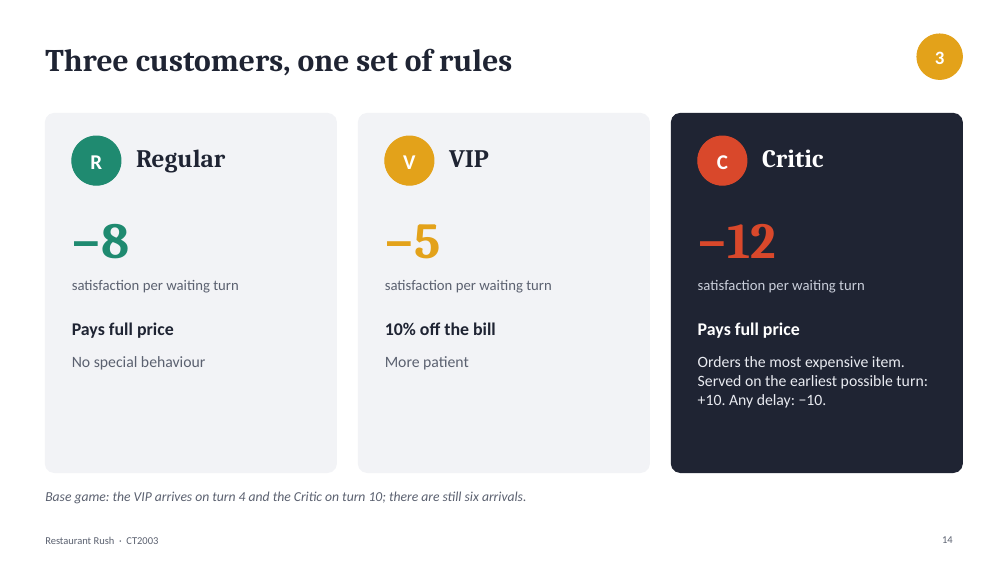
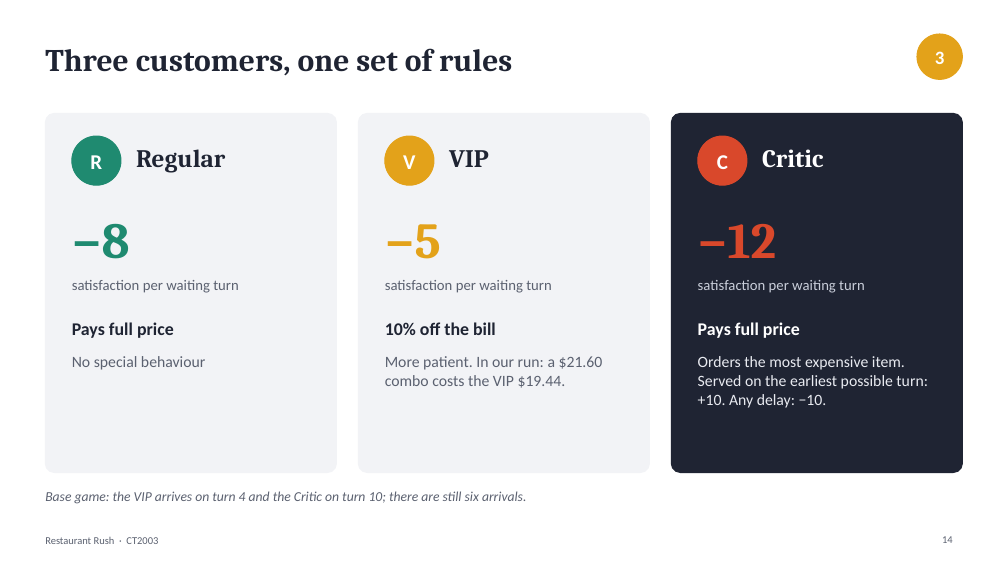
Before and after one commit to JeremyChooCK/CT2003-Restaurant-Rush, a slide deck: slide 14 of docs/presentation/RestaurantRush_Presentation.pptx. Drawn at 1008x567 pixels with LibreOffice and Linux fonts; fonts in the diff are those of the drawing. Boxes give left, top, right and bottom in pixels: in the first picture for what was removed or moved away, otherwise in the second. Text is boxed around its words. In the diff, an @@ line names an element or a change of style, - is before the commit and + after.

```diff
--- a/docs/presentation/RestaurantRush_Presentation.pptx
+++ b/docs/presentation/RestaurantRush_Presentation.pptx
@@ text at (385,356,603,388): text changed @@
-More patient
+More patient. In our run: a $21.60 combo costs the VIP $19.44.
```
Also in this commit, not shown: 1 other slide changed.
